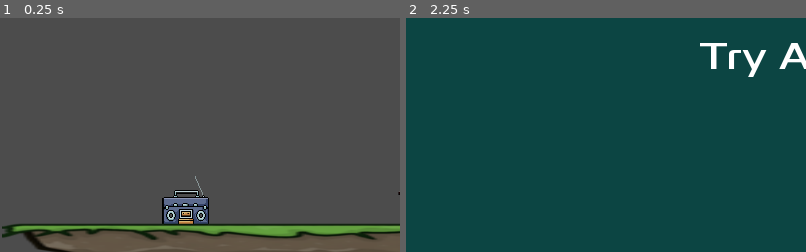
Above: before the commit, frames 1-2 (left to right).
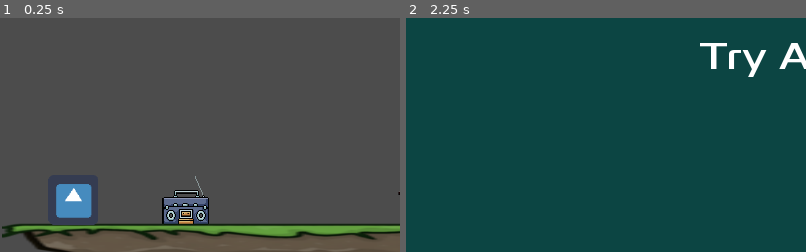
Above: after the commit, the same moments.

Repository: Gaspary23/Sombras_da_Familia
Game: Godot game, scene res://Game/Game.tscn
The game is run twice, just before and just after one commit, with the same random seed, the same clock (stepped at 60 frames per second) and the same inputs. The engine's default icon, where the game draws it, is replaced by a stand-in: a white triangle on a blue panel in a dark square.
Inputs:
- Up to frame 1 (0.25 s): no input
- Up to frame 2 (2.25 s): tap Enter at 0.5 s; hold Right (right) 0.53-1.28 s; tap E (interact) at 0.6, 1.35 s; hold Left (left) 1.28-2.03 s; hold Right (right) from 2.03 s (still down); hold X from 2.03 s (still down)
The pictures show only the part of the screen within x 0-50%, y 50-100%; the shares and areas given below are measured in that part.

The runs differ from the first frame. In frame 1, 1.3% of the frame differs, in the area x 13-24%, y 70-89%; in frame 2, nothing differs.

Commit message:
feat: visibility

Diff:
--- a/Items/Radio.gd
+++ b/Items/Radio.gd
@@ -13,12 +13,10 @@
 
 
 func _on_Radio_body_entered(_body: Node) -> void:
-	print("R enter")
 	touchingPlayer = true
 
 
 func _on_Radio_body_exited(_body: Node) -> void:
-	print("R exit")
 	touchingPlayer = false
 
 
--- /dev/null
+++ b/Items/Wardrobe.tscn
@@ -0,0 +1,16 @@
+[gd_scene load_steps=3 format=2]
+
+[ext_resource path="res://icon.png" type="Texture" id=1]
+
+[sub_resource type="RectangleShape2D" id=1]
+extents = Vector2( 32, 31.5 )
+
+[node name="KinematicBody2D" type="KinematicBody2D"]
+
+[node name="Sprite" type="Sprite" parent="."]
+texture = ExtResource( 1 )
+
+[node name="CollisionShape2D" type="CollisionShape2D" parent="."]
+visible = false
+position = Vector2( 0, -0.5 )
+shape = SubResource( 1 )
--- a/Items/Washing_Machine.gd
+++ b/Items/Washing_Machine.gd
@@ -13,10 +13,8 @@
 
 
 func _on_Washing_Machine_body_entered(_body: Node) -> void:
-	print("W enter")
 	touchingPlayer = true
 
 
 func _on_Washing_Machine_body_exited(_body: Node) -> void:
-	print("W exit")
 	touchingPlayer = false
--- a/Levels/Level1.tscn
+++ b/Levels/Level1.tscn
@@ -1,9 +1,10 @@
-[gd_scene load_steps=6 format=2]
+[gd_scene load_steps=7 format=2]
 
 [ext_resource path="res://Items/Radio.tscn" type="PackedScene" id=1]
 [ext_resource path="res://Items/Washing_Machine.tscn" type="PackedScene" id=2]
 [ext_resource path="res://GFX/tiles/grass2.png" type="Texture" id=3]
 [ext_resource path="res://Player/Player.tscn" type="PackedScene" id=4]
+[ext_resource path="res://Items/Wardrobe.tscn" type="PackedScene" id=5]
 
 [sub_resource type="RectangleShape2D" id=1]
 extents = Vector2( 513.5, 20 )
@@ -37,6 +38,9 @@
 position = Vector2( -17, 0 )
 z_index = -1
 
+[node name="KinematicBody2D" parent="Scenery" instance=ExtResource( 5 )]
+position = Vector2( 94, 533 )
+
 [node name="SceneLimit" type="Position2D" parent="."]
 position = Vector2( 573, 700 )
 __meta__ = {
--- a/Player/Player.gd
+++ b/Player/Player.gd
@@ -23,5 +23,8 @@
 
 
 func _physics_process(_delta):
-	get_side_input()
-	velocity = move_and_slide(velocity, Vector2.UP)
+	if (is_on_wall() and Input.is_action_just_pressed("interact")):
+		visible = not visible
+	if (visible):
+		get_side_input()
+		velocity = move_and_slide(velocity, Vector2.UP)
